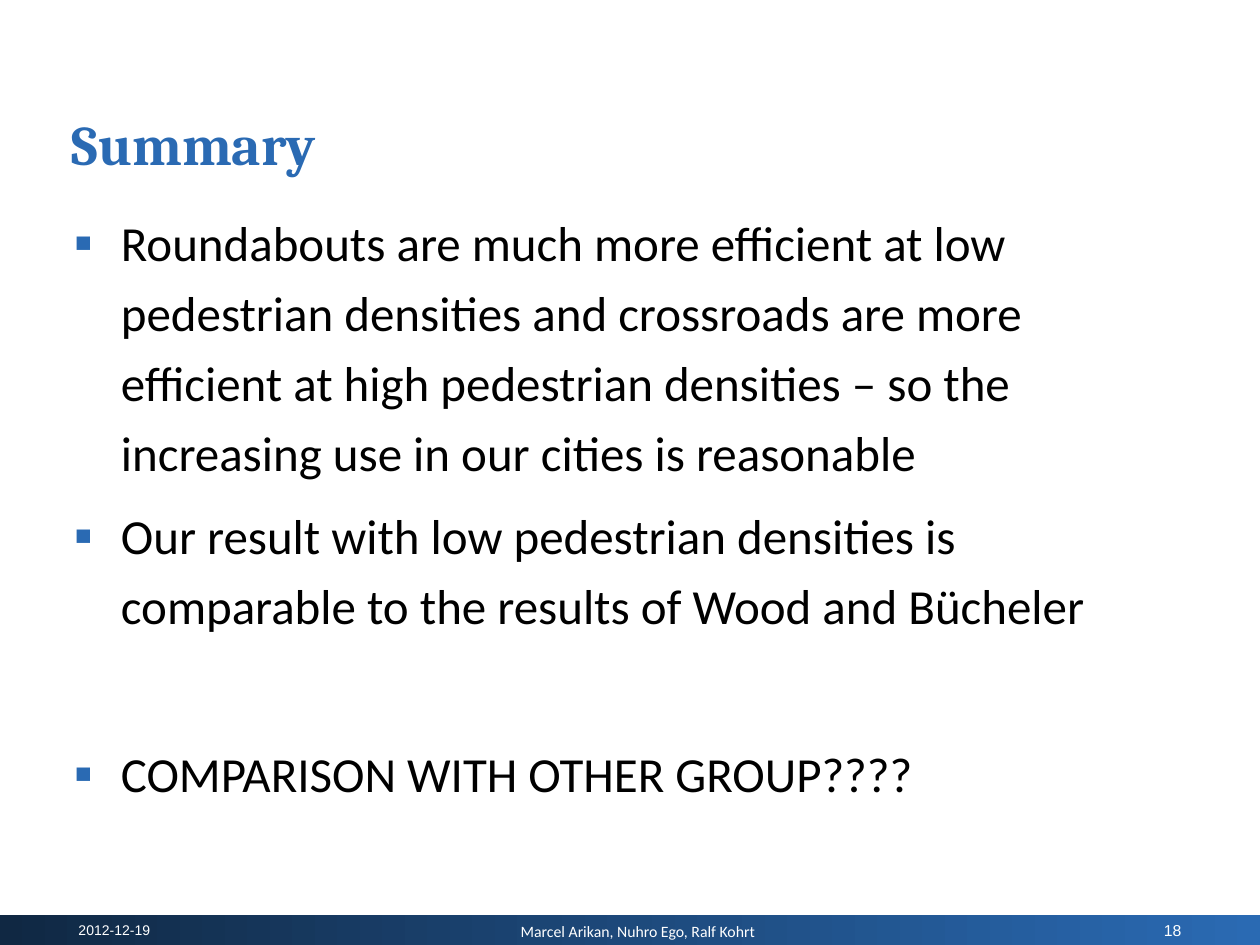
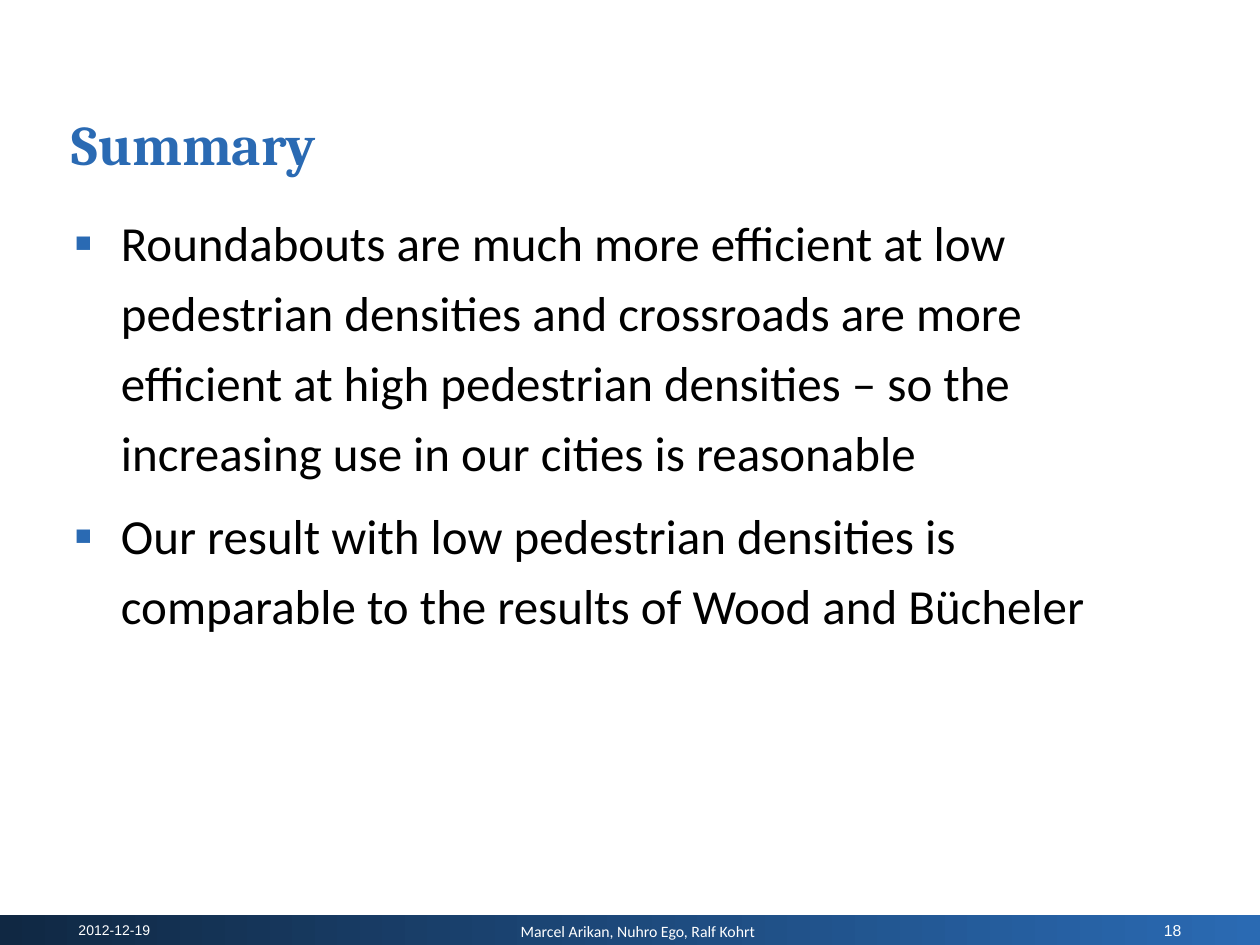
Before and after one commit to nuhro/Intersection-Problem, a slide deck: slide 18 of presentation/Presentation - Intersection Problem.pptx. Drawn at 1260x945 pixels with LibreOffice and Linux fonts; fonts in the diff are those of the drawing; background and template pictures are left out. Boxes give left, top, right and bottom in pixels: in the first picture for what was removed or moved away, otherwise in the second. Text is boxed around its words. In the diff, an @@ line names an element or a change of style, - is before the commit and + after.

Commit message:
final for presentation

```diff
--- a/presentation/Presentation - Intersection Problem.pptx
+++ b/presentation/Presentation - Intersection Problem.pptx
@@ text at (121, 758, 912, 793): paragraph removed @@
-▪ COMPARISON WITH OTHER GROUP????
```
Also in this commit, not shown: 1 other slide changed.
